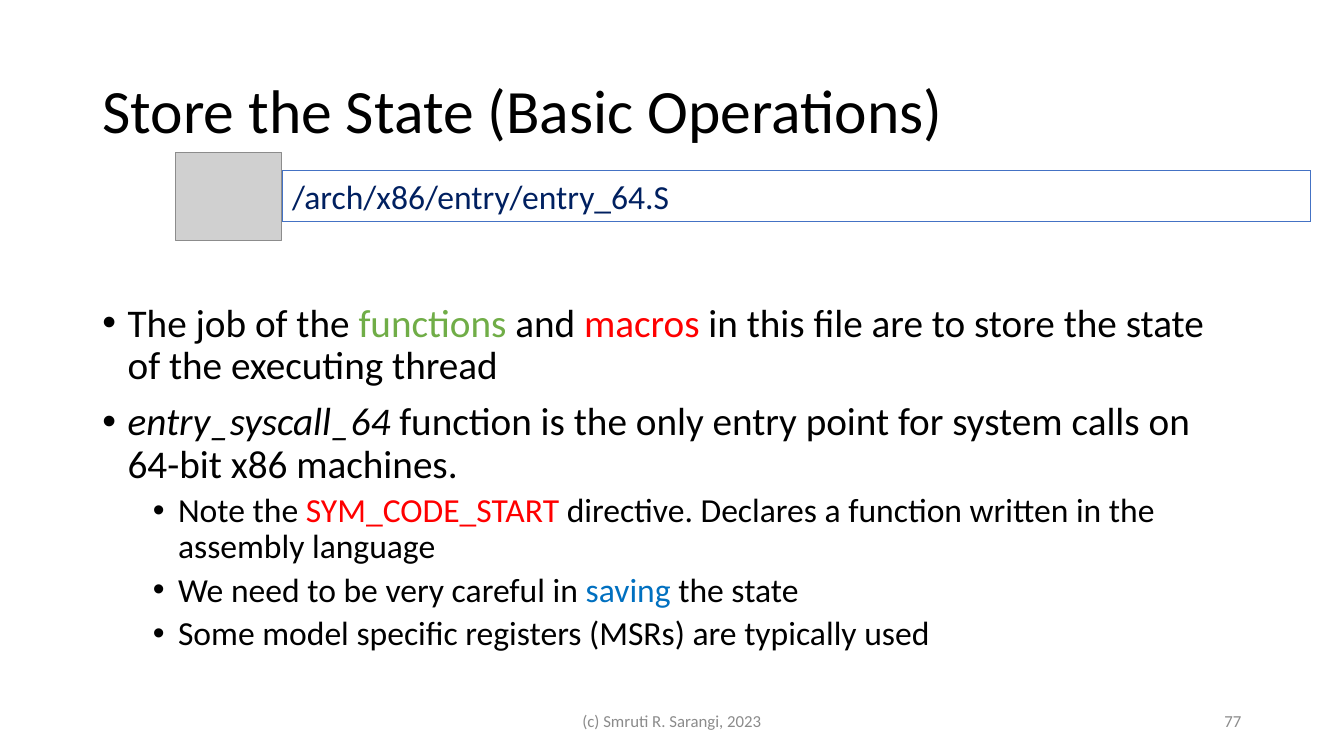
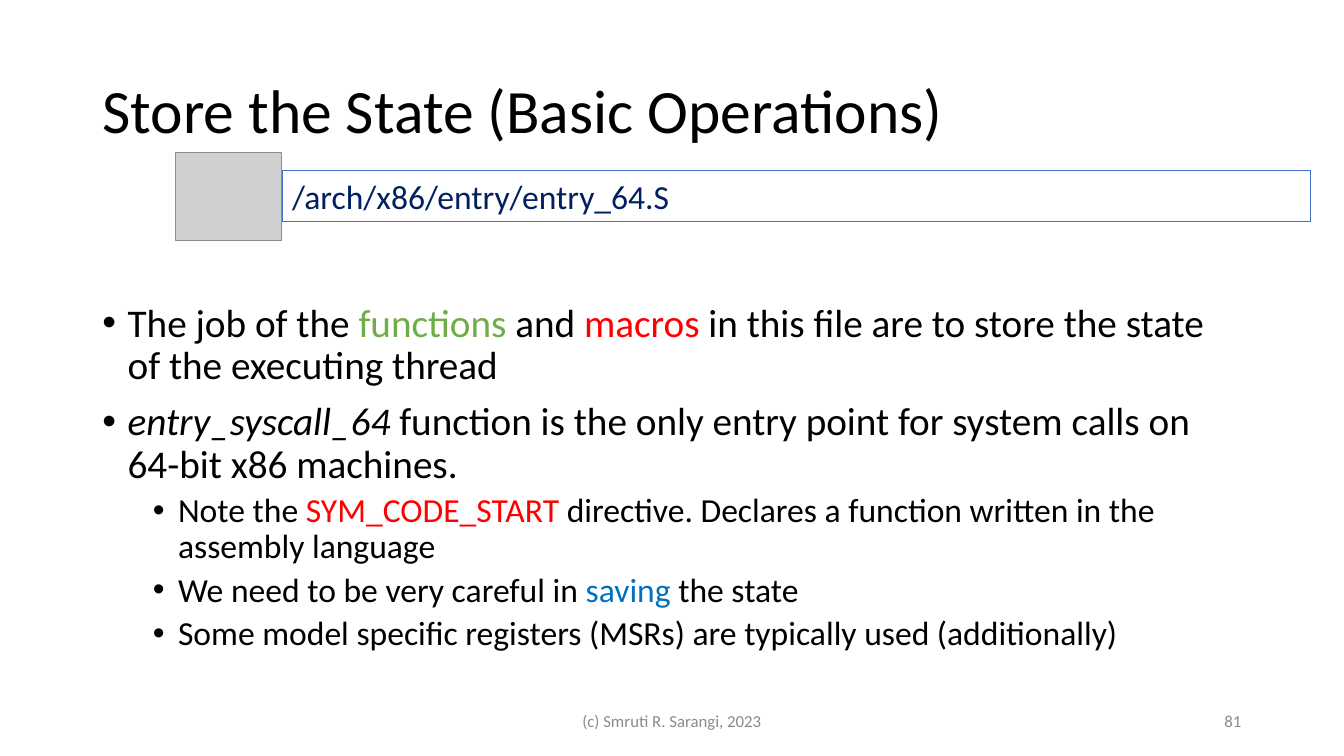
Before and after one commit to srsarangi/srsarangi.github.io, a slide deck: slide 81 of osbook/slides/3.processes.pptx (slide 77 before the commit). Drawn at 1344x756 pixels with LibreOffice and Linux fonts; fonts in the diff are those of the drawing; grey boxes stand for pictures. Boxes give left, top, right and bottom in pixels: in the first picture for what was removed or moved away, otherwise in the second. Text is boxed around its words. In the diff, an @@ line names an element or a change of style, - is before the commit and + after.

```diff
--- a/osbook/slides/3.processes.pptx
+++ b/osbook/slides/3.processes.pptx
@@ text at [178,620,1117,651]: text changed @@
-  • Some model specific registers (MSRs) are typically used
+  • Some model specific registers (MSRs) are typically used (additionally)
@@ page number at [1224,715,1241,727]: text changed @@
-77
+81
```
Also in this commit, not shown: 12 other slides changed, 5 slides added, 1 slide removed.
